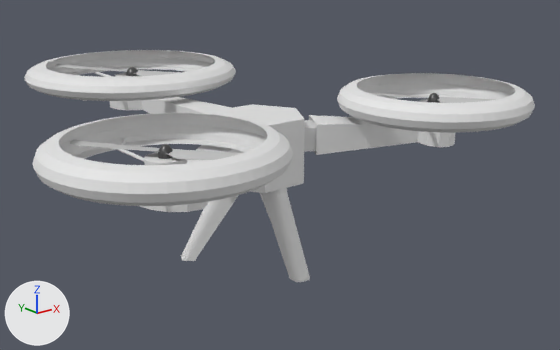
The Blender file Arman/Drone 3.blend, before and after one commit.
Both versions are drawn from a 50 mm lens placed at (-9.29, -12.33, 4.0), pointed at (1.24, 0.83, -1.26). Lighting does not change. The marker at lower left points along +X, +Y and +Z.
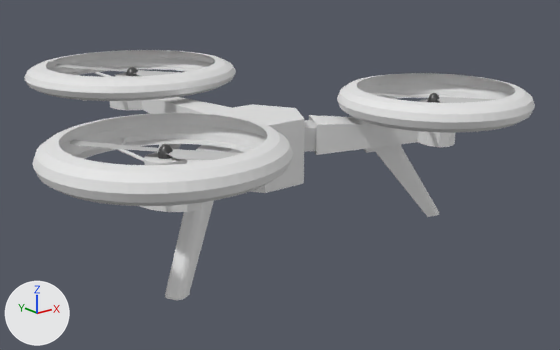
Where the change shows, as pixel boxes (x1, y1, x2, y2) in the pictures (560 x 350 px):
'Cube.007', moved, turned
    before: (262, 187, 310, 282)
    after: (165, 201, 214, 300)
'Cube.006', moved, turned
    before: (260, 193, 271, 221)
    after: (364, 144, 439, 217)
'Cube.008', moved, turned
    before: (181, 195, 239, 261)
    after: (158, 144, 181, 149)

Edits to the bpy script that builds the scene:
```text
Change ob_cube_006:
    ob_cube_006.location: (0.39, 0.29, -0.92) -> (2.28, -1.31, -0.29)
    ob_cube_006.rotation_euler: (0.0, 3.144, 0.469) -> (0.00106, 3.05, -0.544)  # degrees (0, 180, 27) -> degrees (0.1, 175, -31)
Change ob_cube_007:
    ob_cube_007.location: (-0.02, -0.48, -0.92) -> (-2.2, -1.3, -0.29)
    ob_cube_007.rotation_euler: (0.0, 3.144, -1.643) -> (0.0308, 3.096, -2.595)  # degrees (0, 180, -94) -> degrees (1.8, 177, -149)
Change ob_cube_008:
    ob_cube_008.location: (-0.44, 0.23, -0.92) -> (0.02, 3.21, -0.33)
    ob_cube_008.rotation_euler: (0.0, 3.144, -3.726) -> (0.0004, 3.122, -4.694)  # degrees (0, 180, -213) -> degrees (0, 179, -269)
```
